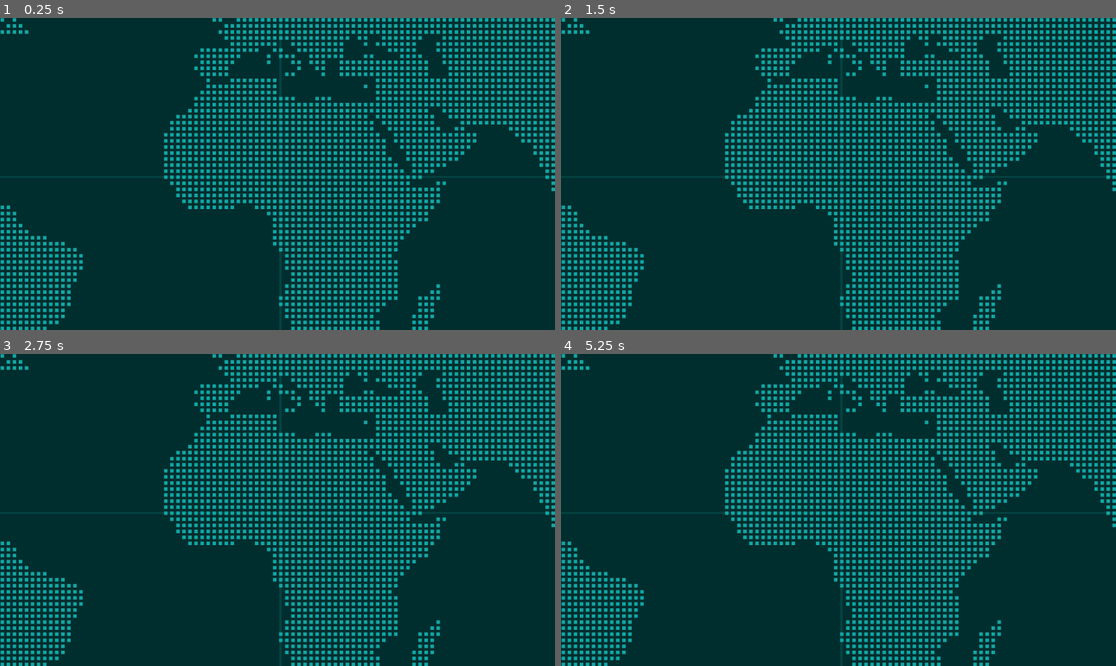
Above: before the commit, frames 1-4 (two rows, left to right).
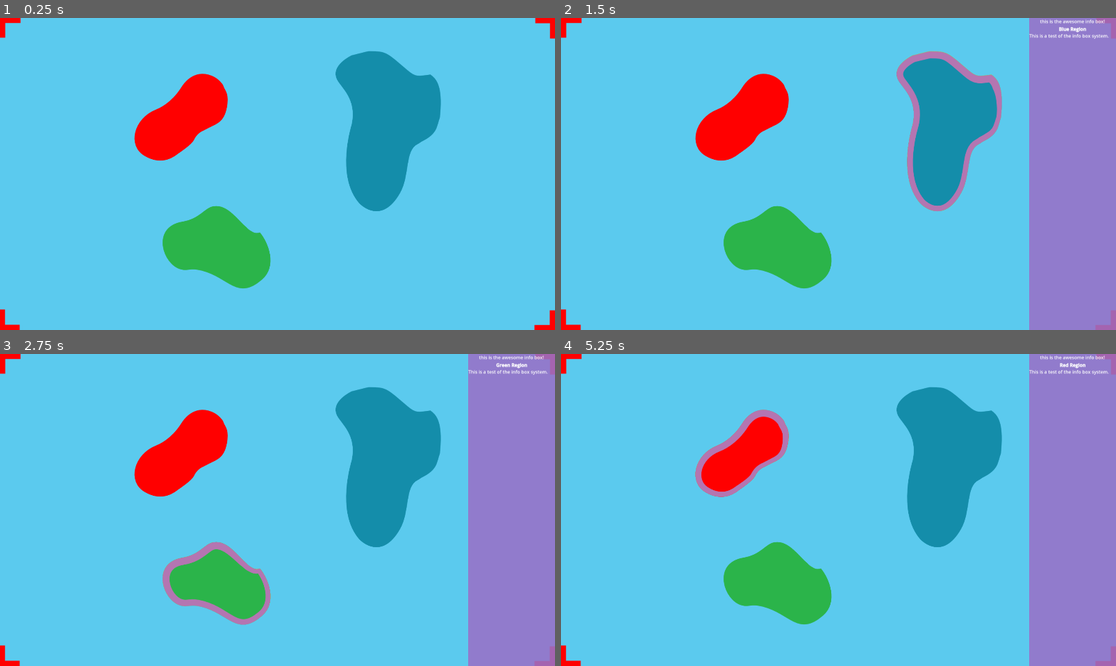
Above: after the commit, the same moments.

Repository: badmilkrobot/map_directory-system
Game: Godot game, scene res://scenes/main.tscn
Same seed, same stepped clock (60 frames per second), same inputs: the game is played once before the commit and once after it.
Inputs (mouse positions are in pixels of both pictures, inside the frame that each line leads up to):
- Up to frame 1 (0.25 s): no input
- Up to frame 2 (1.5 s): click (744, 117) at 0.52 s; click (949, 130) at 1.27 s
- Up to frame 3 (2.75 s): click (216, 581) at 2.02 s
- Up to frame 4 (5.25 s): click (744, 453) at 2.77 s; click (949, 466) at 3.52 s; click (777, 581) at 4.27 s; click (744, 453) at 5.02 s

The runs differ from the first frame. In frame 1, 100% of the frame differs, in the area x 0-100%, y 0-100%; in frame 2, 100%; in frame 3, 100%; in frame 4, 100%.

Commit message:
Add new assets and scenes for map directory system, including masks, hover, normal, and pressed textures, along with UI components. Begin work on the map directory system, including the map directory UI component and the map directory system script.

Diff:
--- a/data/dummy_data.json
+++ b/data/dummy_data.json
@@ -4,7 +4,7 @@
 		"attack_name": "US Election Interference",
 		"description": "Targeted voting systems and campaign infrastructure",
 		"origin": "russia",
-		"region": "north_america",
+		"region": "red",
 		"country": "united_states",
 		"date": "2016-05-01",
 		"info_link": "https://example.com/apt28-election"
@@ -14,7 +14,7 @@
 		"attack_name": "WannaCry Ransomware",
 		"description": "Global ransomware attack affecting healthcare systems",
 		"origin": "north_korea",
-		"region": "global",
+		"region": "red",
 		"country": "multiple",
 		"date": "2017-05-12",
 		"info_link": "https://example.com/lazarus-wannacry"
@@ -24,7 +24,7 @@
 		"attack_name": "NotPetya",
 		"description": "Destructive malware targeting Ukrainian infrastructure",
 		"origin": "russia",
-		"region": "europe",
+		"region": "blue",
 		"country": "ukraine",
 		"date": "2017-06-27",
 		"info_link": "https://example.com/sandworm-notpetya"
@@ -34,7 +34,7 @@
 		"attack_name": "Supply Chain Compromise",
 		"description": "Software supply chain attacks on gaming companies",
 		"origin": "china",
-		"region": "asia",
+		"region": "green",
 		"country": "multiple",
 		"date": "2019-03-15",
 		"info_link": "https://example.com/apt41-supplychain"
@@ -44,7 +44,7 @@
 		"attack_name": "POS Malware Campaign",
 		"description": "Point-of-sale system attacks on retail chains",
 		"origin": "unknown",
-		"region": "europe",
+		"region": "green",
 		"country": "multiple",
 		"date": "2018-08-01",
 		"info_link": "https://example.com/fin7-pos"
@@ -54,7 +54,7 @@
 		"attack_name": "Bank Heist",
 		"description": "Targeted bank networks for financial theft",
 		"origin": "russia",
-		"region": "global",
+		"region": "green",
 		"country": "multiple",
 		"date": "2015-02-15",
 		"info_link": "https://example.com/carbanak-heist"
--- a/project.godot
+++ b/project.godot
@@ -13,6 +13,12 @@
 config/name="map_directory-system"
 run/main_scene="uid://o2f5migv4je"
 config/features=PackedStringArray("4.4", "GL Compatibility")
+
+[display]
+
+window/size/viewport_width=1920
+window/size/viewport_height=1080
+window/size/always_on_top=true
 
 [input]
 
--- /dev/null
+++ b/scenes/info_box.gd
@@ -0,0 +1,7 @@
+extends Control
+
+@onready var rich_text_label: RichTextLabel = $ColorRect/VBoxContainer/RichTextLabel
+
+func print_region_info(text: String) -> void:
+	rich_text_label.clear()
+	rich_text_label.append_text(text)
--- /dev/null
+++ b/scenes/info_box.tscn
@@ -0,0 +1,41 @@
+[gd_scene load_steps=2 format=3 uid="uid://lr82etvfuhxi"]
+
+[ext_resource type="Script" uid="uid://de7a3kbqum2nb" path="res://scenes/info_box.gd" id="1_tjcum"]
+
+[node name="InfoBox" type="Control"]
+layout_mode = 3
+anchors_preset = 15
+anchor_right = 1.0
+anchor_bottom = 1.0
+grow_horizontal = 2
+grow_vertical = 2
+script = ExtResource("1_tjcum")
+
+[node name="ColorRect" type="ColorRect" parent="."]
+custom_minimum_size = Vector2(300, 0)
+layout_mode = 1
+anchors_preset = 11
+anchor_left = 1.0
+anchor_right = 1.0
+anchor_bottom = 1.0
+grow_horizontal = 0
+grow_vertical = 2
+color = Color(0.596078, 0.443137, 0.780392, 0.882353)
+
+[node name="VBoxContainer" type="VBoxContainer" parent="ColorRect"]
+layout_mode = 1
+anchors_preset = 15
+anchor_right = 1.0
+anchor_bottom = 1.0
+grow_horizontal = 2
+grow_vertical = 2
+
+[node name="Label" type="Label" parent="ColorRect/VBoxContainer"]
+layout_mode = 2
+text = "this is the awesome info box!"
+horizontal_alignment = 1
+
+[node name="RichTextLabel" type="RichTextLabel" parent="ColorRect/VBoxContainer"]
+layout_mode = 2
+size_flags_vertical = 3
+bbcode_enabled = true
--- a/scenes/main.tscn
+++ b/scenes/main.tscn
@@ -1,11 +1,34 @@
-[gd_scene load_steps=4 format=3 uid="uid://o2f5migv4je"]
+[gd_scene load_steps=18 format=3 uid="uid://o2f5migv4je"]
 
 [ext_resource type="Script" uid="uid://bw25gbc2pxyrr" path="res://scripts/main.gd" id="1_sugp2"]
-[ext_resource type="Texture2D" uid="uid://c3omji18qbofd" path="res://assets/map/pixel-world-globe-map-vector.jpg" id="2_jyhfs"]
+[ext_resource type="Script" uid="uid://bnkjxg1cwo1kg" path="res://scenes/ui_layer.gd" id="2_muem4"]
+[ext_resource type="Texture2D" uid="uid://dnr7nly8hx15c" path="res://assets/map/Artboard4.png" id="3_sugp2"]
 [ext_resource type="Script" uid="uid://drsk4dafom07u" path="res://scripts/camera_controller.gd" id="3_tbgi4"]
+[ext_resource type="Texture2D" uid="uid://bkt0ol2l2dgm3" path="res://assets/map/normal1.png" id="3_tefeu"]
+[ext_resource type="Texture2D" uid="uid://wei22uy3ii1g" path="res://assets/map/pressed1.png" id="4_o6xl0"]
+[ext_resource type="Texture2D" uid="uid://d3xg1hfayuxjp" path="res://assets/map/hover1.png" id="5_tipki"]
+[ext_resource type="BitMap" uid="uid://dn3pmmw2k5sra" path="res://assets/map/mask1.bmp" id="7_o6xl0"]
+[ext_resource type="Texture2D" uid="uid://b8kyvrvd523eh" path="res://assets/map/normal2.png" id="8_jkv2x"]
+[ext_resource type="Texture2D" uid="uid://dcdokmu36v33" path="res://assets/map/pressed2.png" id="9_jbj1t"]
+[ext_resource type="Texture2D" uid="uid://v0ua6hj7ootk" path="res://assets/map/hover2.png" id="10_muem4"]
+[ext_resource type="BitMap" uid="uid://bfaxet6l3fuw5" path="res://assets/map/mask2.bmp" id="11_dp3eg"]
+[ext_resource type="Texture2D" uid="uid://dpad7vfq1bi6p" path="res://assets/map/normal3.png" id="12_0ld40"]
+[ext_resource type="Texture2D" uid="uid://d4muehj6jfcyh" path="res://assets/map/pressed3.png" id="13_gqmmt"]
+[ext_resource type="Texture2D" uid="uid://xpaok2ynwikp" path="res://assets/map/hover3.png" id="14_yc10j"]
+[ext_resource type="BitMap" uid="uid://dnyimye24cubx" path="res://assets/map/mask3.bmp" id="15_jscy8"]
+[ext_resource type="PackedScene" uid="uid://lr82etvfuhxi" path="res://scenes/info_box.tscn" id="16_jbj1t"]
 
 [node name="Main" type="Node2D"]
 script = ExtResource("1_sugp2")
+
+[node name="UILayer" type="CanvasLayer" parent="."]
+script = ExtResource("2_muem4")
+
+[node name="InfoBox" parent="UILayer" instance=ExtResource("16_jbj1t")]
+anchors_preset = 11
+anchor_left = 1.0
+grow_horizontal = 0
+size_flags_horizontal = 8
 
 [node name="Camera2D" type="Camera2D" parent="." node_paths=PackedStringArray("view_top", "view_bottom", "view_left", "view_right")]
 script = ExtResource("3_tbgi4")
@@ -17,16 +40,49 @@
 zoom_min = Vector2(0.45, 0.45)
 
 [node name="top" type="Marker2D" parent="Camera2D"]
-position = Vector2(0, -952)
+position = Vector2(0, -540)
 
 [node name="bottom" type="Marker2D" parent="Camera2D"]
-position = Vector2(0, 952)
+position = Vector2(0, 542)
 
 [node name="left" type="Marker2D" parent="Camera2D"]
-position = Vector2(-1400, 0)
+position = Vector2(-964, 0)
 
 [node name="right" type="Marker2D" parent="Camera2D"]
-position = Vector2(1400, 0)
+position = Vector2(962, -3)
 
-[node name="Pixel-world-globe-map-vector" type="Sprite2D" parent="."]
-texture = ExtResource("2_jyhfs")
+[node name="Artboard4" type="Sprite2D" parent="."]
+texture = ExtResource("3_sugp2")
+
+[node name="test1" type="TextureButton" parent="."]
+offset_left = -506.0
+offset_top = -355.0
+offset_right = -163.0
+offset_bottom = -34.0
+texture_normal = ExtResource("3_tefeu")
+texture_pressed = ExtResource("4_o6xl0")
+texture_hover = ExtResource("5_tipki")
+texture_focused = ExtResource("4_o6xl0")
+texture_click_mask = ExtResource("7_o6xl0")
+
+[node name="test2" type="TextureButton" parent="."]
+offset_left = 189.0
+offset_top = -433.0
+offset_right = 576.0
+offset_bottom = 139.0
+texture_normal = ExtResource("8_jkv2x")
+texture_pressed = ExtResource("9_jbj1t")
+texture_hover = ExtResource("10_muem4")
+texture_focused = ExtResource("9_jbj1t")
+texture_click_mask = ExtResource("11_dp3eg")
+
+[node name="test3" type="TextureButton" parent="."]
+offset_left = -420.0
+offset_top = 88.0
+offset_right = -7.0
+offset_bottom = 412.0
+texture_normal = ExtResource("12_0ld40")
+texture_pressed = ExtResource("13_gqmmt")
+texture_hover = ExtResource("14_yc10j")
+texture_focused = ExtResource("13_gqmmt")
+texture_click_mask = ExtResource("15_jscy8")
--- /dev/null
+++ b/scenes/ui_layer.gd
@@ -0,0 +1,6 @@
+extends CanvasLayer
+
+func _input(event: InputEvent) -> void:
+	if event is InputEventMouseButton:
+		if event.button_index == MOUSE_BUTTON_MASK_RIGHT and event.pressed:
+			$InfoBox.hide()
--- a/scripts/camera_controller.gd
+++ b/scripts/camera_controller.gd
@@ -44,15 +44,39 @@
 ## Handles camera zooming toward/away from mouse cursor position.
 ## Uses camera_in and camera_out input actions to control zoom level
 ## and interpolates smoothly between current zoom and target zoom.
-## The camera zooms toward the mouse cursor position.
+## The camera zooms toward the mouse cursor position and respects map boundaries.
 func zoom_camera(delta: float) -> void:
     var old_zoom = zoom
+    var viewport_size = get_viewport_rect().size
+
+    # Calculate the absolute minimum zoom based on world boundaries
+    var world_width = abs(view_right.position.x - view_left.position.x)
+    var world_height = abs(view_bottom.position.y - view_top.position.y)
+
+    # Calculate zoom factors needed to fit the world in the viewport
+    var zoom_x_min = viewport_size.x / world_width
+    var zoom_y_min = viewport_size.y / world_height
+
+    # Use the smaller value to ensure entire world fits in view
+    var absolute_min_zoom = min(zoom_x_min, zoom_y_min)
+
+    # Create a Vector2 for the absolute minimum zoom
+    var absolute_min_zoom_vec = Vector2(absolute_min_zoom, absolute_min_zoom)
+
+    # Use the larger of user-defined min zoom and calculated absolute min zoom
+    var effective_min_zoom = Vector2(
+        max(zoom_min.x, absolute_min_zoom_vec.x),
+        max(zoom_min.y, absolute_min_zoom_vec.y)
+    )
 
     if Input.is_action_just_pressed("camera_in") and zoom_target < zoom_max:
         zoom_target *= 1.1
 
-    if Input.is_action_just_pressed("camera_out") and zoom_target > zoom_min:
-        zoom_target *= 0.9
+    if Input.is_action_just_pressed("camera_out"):
+        var potential_zoom = zoom_target * 0.9
+        # Only zoom out if we're still within bounds
+        if potential_zoom > effective_min_zoom:
+            zoom_target = potential_zoom
 
     zoom = zoom.slerp(zoom_target, zoom_speed * delta)
 
--- a/scripts/main.gd
+++ b/scripts/main.gd
@@ -1 +1,58 @@
 extends Node2D
+
+@onready var test_1: TextureButton = $test1
+@onready var test_2: TextureButton = $test2
+@onready var test_3: TextureButton = $test3
+@onready var info_box: Node = $UILayer/InfoBox
+
+var region_data: Dictionary = {}
+
+
+func _ready():
+	info_box.hide()
+	load_data()
+	test_1.connect("pressed", _on_test1_pressed)
+	test_2.connect("pressed", _on_test2_pressed)
+	test_3.connect("pressed", _on_test3_pressed)
+
+
+## Callback when test1 button is pressed
+func _on_test1_pressed() -> void:
+	info_box.show()
+	info_box.print_region_info("[center][b]Red Region[/b][/center]\nThis is a test of the info box system.")
+
+
+## Callback when test2 button is pressed
+func _on_test2_pressed() -> void:
+	info_box.show()
+	info_box.print_region_info("[center][b]Blue Region[/b][/center]\nThis is a test of the info box system.")
+
+
+## Callback when test3 button is pressed
+func _on_test3_pressed() -> void:
+	info_box.show()
+	info_box.print_region_info("[center][b]Green Region[/b][/center]\nThis is a test of the info box system.")
+
+
+## Loads and parses data from the data folder
+## Loads and parses JSON data files from the 'data' directory
+func load_data() -> void:
+	var data_directory_access = DirAccess.open("res://data")
+	if data_directory_access:
+		data_directory_access.list_dir_begin()
+		var file_name = data_directory_access.get_next()
+
+		while file_name != "":
+			var current_file_path = "res://data/" + file_name
+			var json_data = JSON.parse_string(FileAccess.get_file_as_string(current_file_path))
+			if json_data:
+				for region in json_data:
+					if "region_name" in region:
+						region_data[region["region_name"]] = region
+				print("Loaded data from file")
+			file_name = data_directory_access.get_next()
+
+		data_directory_access.list_dir_end()
+		print(region_data)
+	else:
+		print("Error: Could not access data directory")
Binary file added: assets/map/Artboard4.png
Not shown, added: assets/map/Artboard4.png.import
Binary file added: assets/map/hover1.png
Not shown, added: assets/map/hover1.png.import
Binary file added: assets/map/hover2.png
Not shown, added: assets/map/hover2.png.import
Binary file added: assets/map/hover3.png
Not shown, added: assets/map/hover3.png.import
Binary file added: assets/map/mask1.bmp
Not shown, added: assets/map/mask1.bmp.import
Binary file added: assets/map/mask2.bmp
Not shown, added: assets/map/mask2.bmp.import
(and 16 more such lines)
